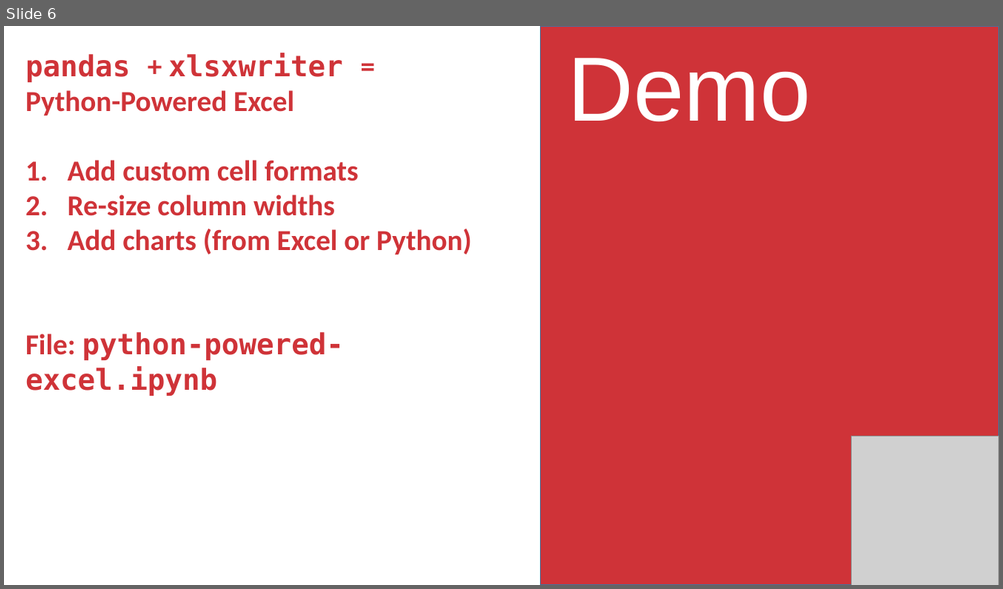
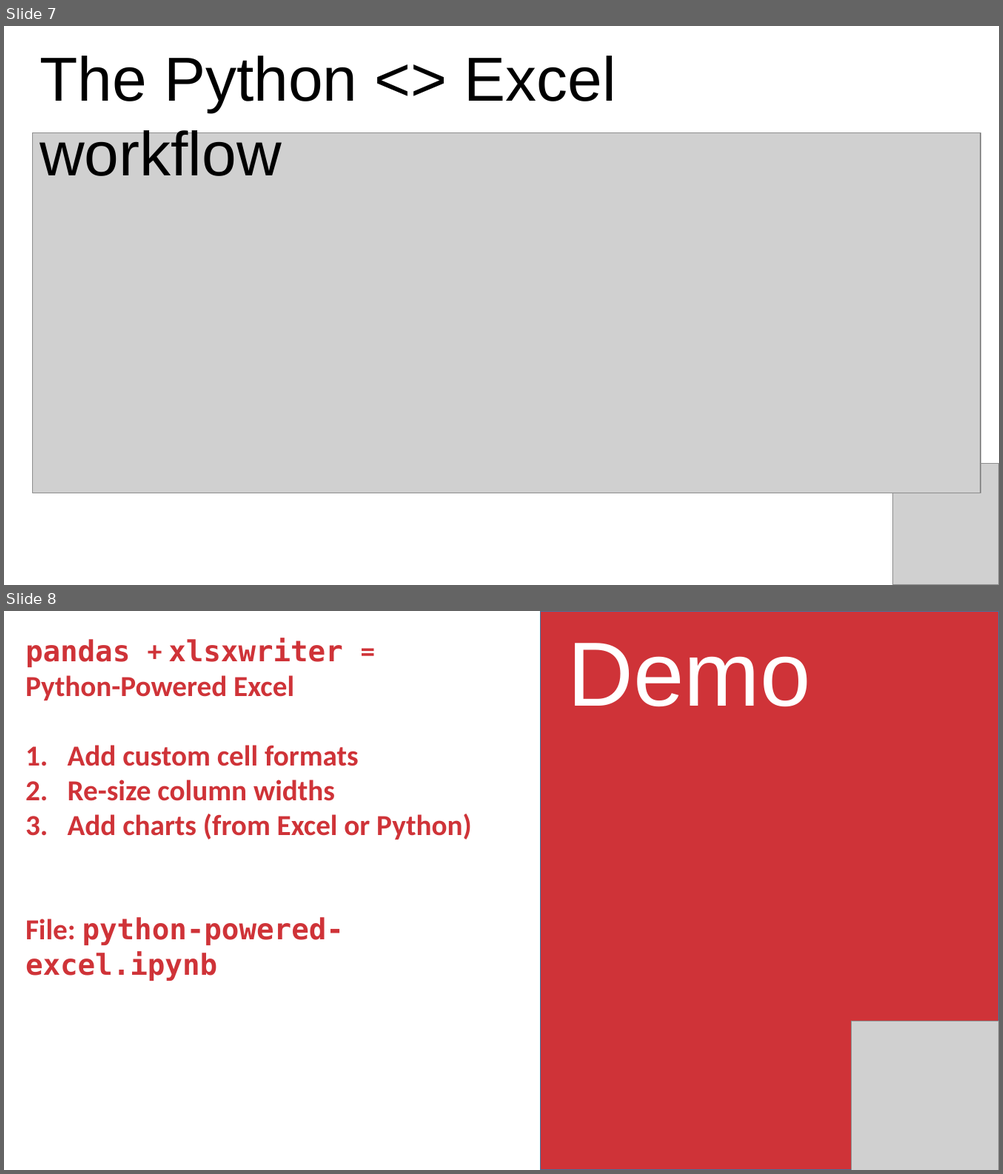
Before and after one commit to stringfestdata/edna-ess-nov-2021, a slide deck: python-for-excel-ess.pptx. Shown one above the other, each under a label of ours: slide 6 before the commit, slides 7 and 8 after it. The pictures are 1003x589 and 1003x1174 pixels, drawn with LibreOffice and Linux fonts; fonts in the diff are those of the drawing; grey boxes stand for pictures. Boxes give left, top, right and bottom in pixels: in the first picture for what was removed or moved away, otherwise in the second. Text is boxed around its words. In the diff, an @@ line names an element or a change of style, - is before the commit and + after.

```diff
--- a/python-for-excel-ess.pptx
+++ b/python-for-excel-ess.pptx
@@ slide 7 added at (4,26,999,585), background #FFFFFF @@
@@ text added at (40,56,616,176), 60 pt, text #000000 @@
+The Python <> Excel workflow
@@ picture added at (33,133,981,493) @@
@@ picture added at (893,464,999,585) @@
@@ what was slide 6 is now slide 8 @@
```
Also in this commit, not shown: 2 slides changed, 1 other slide added, 5 other files.
